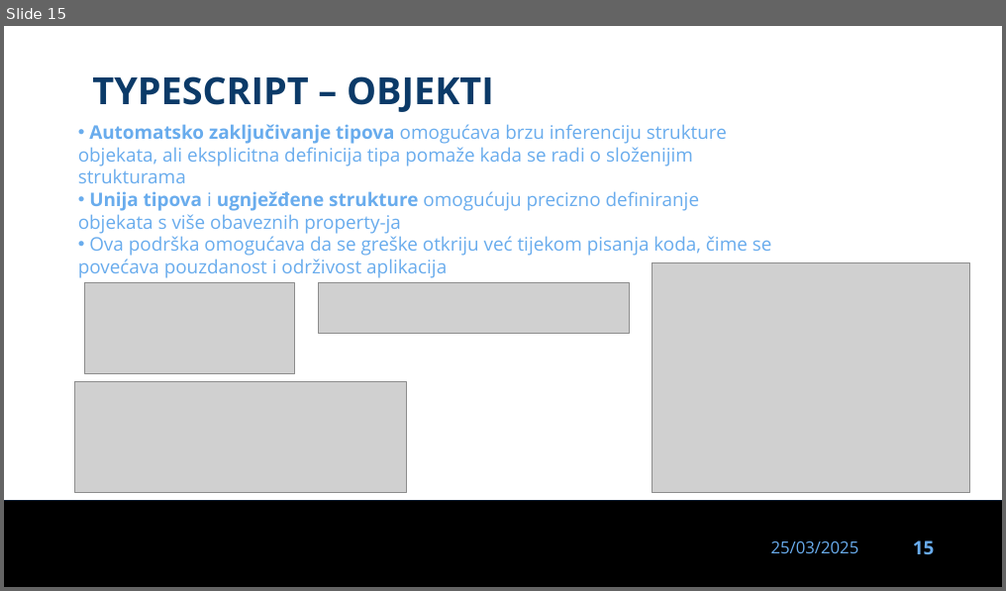
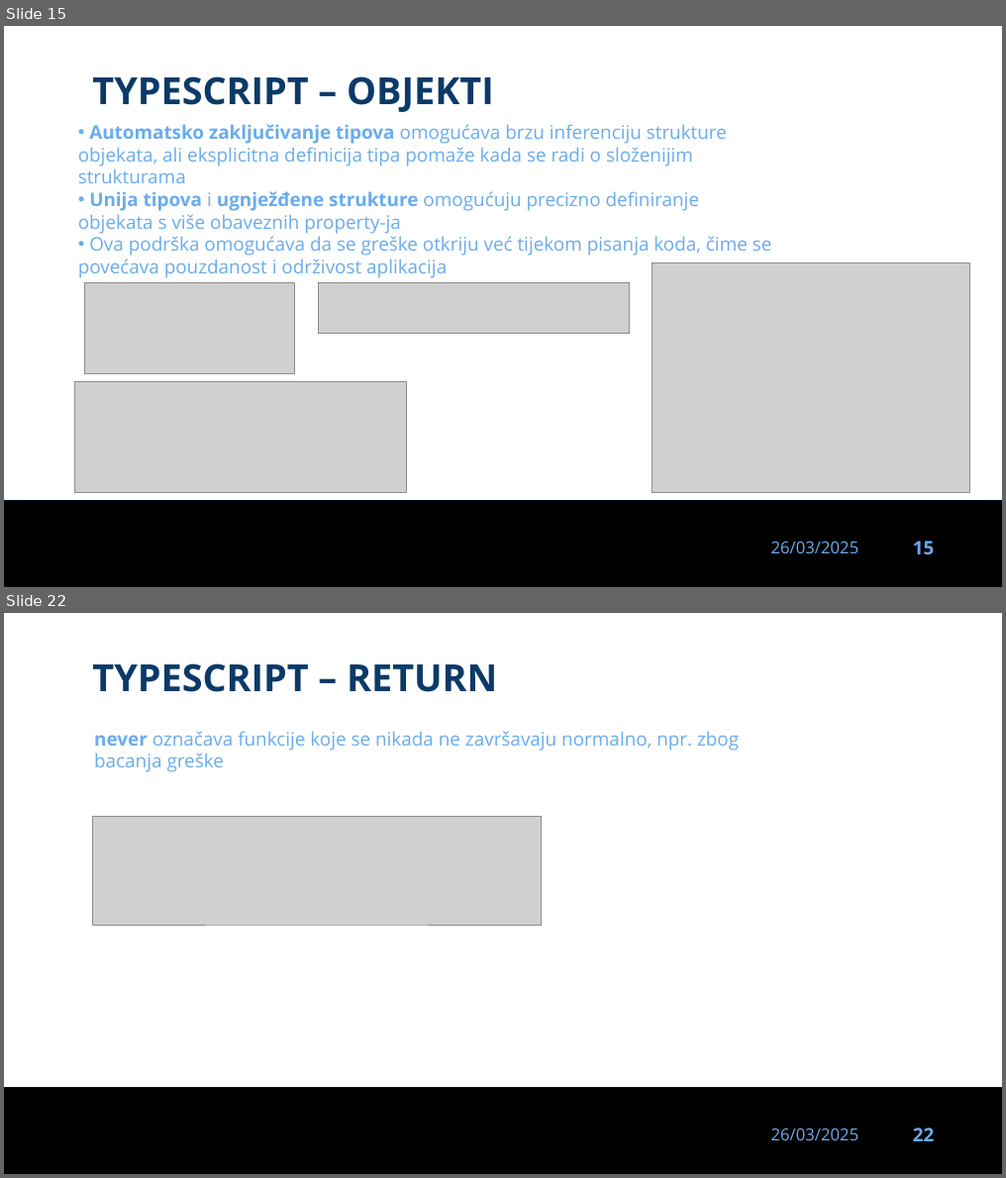
Before and after one commit to dinoDuvnjak/CTK, a slide deck: Bootcamp/typescript/typescript-uvod.pptx. Shown one above the other, each under a label of ours: slide 15 before the commit, slides 15 and 22 after it; the slides between them are not shown. The pictures are 1006x591 and 1006x1178 pixels, drawn with LibreOffice and Linux fonts; fonts in the diff are those of the drawing; grey boxes stand for pictures; background and template pictures are left out. Boxes give left, top, right and bottom in pixels: in the first picture for what was removed or moved away, otherwise in the second. Text is boxed around its words. In the diff, an @@ line names an element or a change of style, - is before the commit and + after.

Commit message:
typescript wip

```diff
--- a/Bootcamp/typescript/typescript-uvod.pptx
+++ b/Bootcamp/typescript/typescript-uvod.pptx
@@ slide 22 added at box(4, 613, 1002, 1174), background #FFFFFF; not listed: 3 template elements that a slide beside it also shows @@
@@ text added at box(92, 663, 497, 692), 36 pt, text #0B3A68, bold @@
+TYPESCRIPT – RETURN
@@ text added at box(94, 731, 739, 772), 18 pt, text #69ACED @@
+never označava funkcije koje se nikada ne završavaju normalno, npr. zbog bacanja greške
@@ picture added at box(93, 816, 542, 925) @@
@@ slide 15 changed as well @@
@@ text at box(771, 542, 859, 554): text changed @@
-25/03/2025
+26/03/2025
```
Also in this commit, not shown: 14 other slides changed, 13 other slides added, 1 slide removed, 8 other files.
